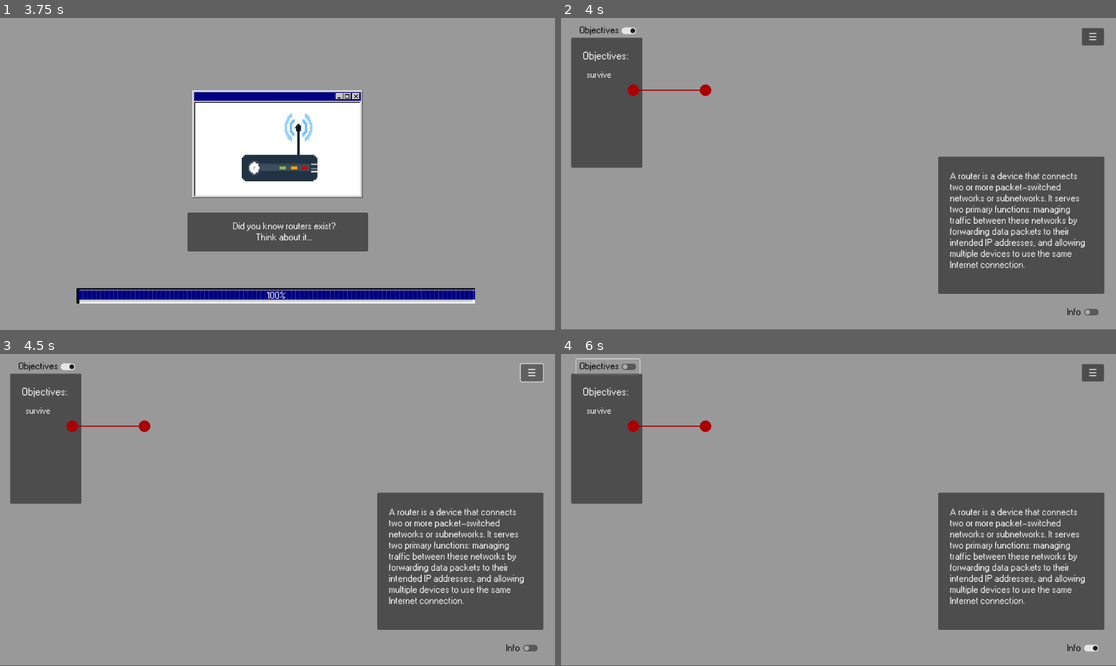
Above: before the commit, frames 1-4 (two rows, left to right).
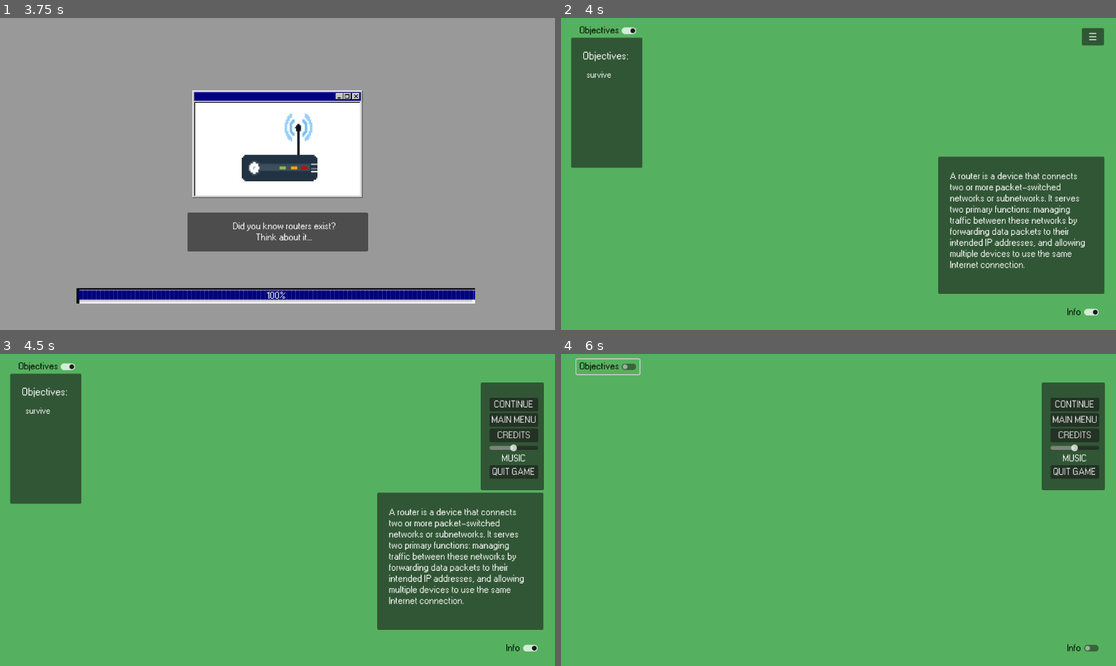
Above: after the commit, the same moments.

Repository: BcubeStudios/Netspace-Game
Game: Godot game, scene res://screens/opening.tscn
Two runs of this game, one before a commit and one after it. Both use one fixed random seed, a clock stepped at 60 frames per second and the inputs below. The engine's default icon, where the game draws it, is replaced by a stand-in: a white triangle on a blue panel in a dark square.
Inputs (mouse positions are in pixels of both pictures, inside the frame that each line leads up to):
- Up to frame 1 (3.75 s): click "☰" at 0.5 s; click "CONTINUE" at 1.25 s; click "START GAME" at 2 s; move the mouse to (399, 158) at 2.77 s; click (399, 158) at 2.92 s; tap Enter at 3.5 s; move the mouse to (166, 189) at 3.52 s; click (166, 189) at 3.67 s
- Up to frame 2 (4 s): no input
- Up to frame 3 (4.5 s): click "☰" at 4.25 s
- Up to frame 4 (6 s): click "Info" at 5 s; click "Objectives" at 5.75 s

Frame 1 is identical in both runs. In frame 2, 98% of the frame differs, in the area x 0-100%, y 0-100%; in frame 3, 98%; in frame 4, 100%.
Error before the commit: Attempt to call function 'hide' in base 'null instance' on a null instance. (res://scripts/demo_level.gd:27)
Error after the commit: Parse Error: Expected ":" after "if" condition. (res://scripts/Director.gd:29)

Commit message:
set up for clickable nodes

Diff:
--- a/GodotWorkspace/project.godot
+++ b/GodotWorkspace/project.godot
@@ -1,23 +1,11 @@
-; Engine configuration file.
-; It's best edited using the editor UI and not directly,
-; since the parameters that go here are not all obvious.
-;
-; Format:
-;   [section] ; section goes between []
-;   param=value ; assign values to parameters
-
 config_version=5
 
 [application]
 
-config/name="Se-2024-code"
+config/name="laptop code"
 run/main_scene="res://screens/opening.tscn"
 config/features=PackedStringArray("4.2", "GL Compatibility")
 config/icon="res://icon.svg"
-
-[autoload]
-
-Global="*res://scripts/global.gd"
 
 [display]
 
--- a/GodotWorkspace/screens/Director.tscn
+++ b/GodotWorkspace/screens/Director.tscn
@@ -1,40 +1,29 @@
-[gd_scene load_steps=6 format=3 uid="uid://ddrr7g12l1lle"]
+[gd_scene load_steps=4 format=3 uid="uid://ctx4wos4jkx7e"]
 
-[ext_resource type="Script" path="res://scripts/Director.gd" id="1_c51sn"]
-[ext_resource type="Script" path="res://scripts/Point.gd" id="2_fv06g"]
-[ext_resource type="Script" path="res://scripts/Edge.gd" id="3_816h0"]
-[ext_resource type="Script" path="res://scripts/Phedge.gd" id="4_m85ug"]
+[ext_resource type="Script" path="res://scripts/Director.gd" id="1_u1ljf"]
+[ext_resource type="PackedScene" uid="uid://djkkrfn36vjk7" path="res://screens/point.tscn" id="2_k8ep6"]
 
-[sub_resource type="CircleShape2D" id="CircleShape2D_vvcfl"]
-radius = 18.6815
+[sub_resource type="StyleBoxFlat" id="StyleBoxFlat_0n6cs"]
+bg_color = Color(0.333333, 0.694118, 0.372549, 1)
 
 [node name="Director" type="Control"]
 layout_mode = 3
-anchors_preset = 0
-script = ExtResource("1_c51sn")
+anchors_preset = 15
+anchor_right = 1.0
+anchor_bottom = 1.0
+grow_horizontal = 2
+grow_vertical = 2
+mouse_filter = 2
+script = ExtResource("1_u1ljf")
 
-[node name="Point" type="Node2D" parent="."]
-script = ExtResource("2_fv06g")
+[node name="Panel" type="Panel" parent="."]
+layout_mode = 0
+offset_right = 1153.0
+offset_bottom = 653.0
+theme_override_styles/panel = SubResource("StyleBoxFlat_0n6cs")
 
-[node name="Area2D" type="Area2D" parent="Point"]
+[node name="Point1" parent="." instance=ExtResource("2_k8ep6")]
+position = Vector2(219, 309)
 
-[node name="CollisionShape2D" type="CollisionShape2D" parent="Point/Area2D"]
-shape = SubResource("CircleShape2D_vvcfl")
-
-[node name="Sprite2D" type="Sprite2D" parent="Point"]
-
-[node name="Edge" type="Node2D" parent="."]
-script = ExtResource("3_816h0")
-
-[node name="Line2D" type="Line2D" parent="Edge"]
-default_color = Color(0, 0, 0, 1)
-
-[node name="Sprite2D" type="Sprite2D" parent="Edge"]
-
-[node name="Phedge" type="Node2D" parent="."]
-script = ExtResource("4_m85ug")
-
-[node name="Line2D" type="Line2D" parent="Phedge"]
-default_color = Color(0, 0, 0, 1)
-
-[node name="Sprite2D" type="Sprite2D" parent="Phedge"]
+[node name="Point2" parent="." instance=ExtResource("2_k8ep6")]
+position = Vector2(721, 213)
--- a/GodotWorkspace/screens/demo_level.tscn
+++ b/GodotWorkspace/screens/demo_level.tscn
@@ -2,9 +2,9 @@
 
 [ext_resource type="Script" path="res://scripts/demo_level.gd" id="1_j08t0"]
 [ext_resource type="PackedScene" uid="uid://c6fth4mtmu8c0" path="res://screens/settings_menu.tscn" id="2_1ps50"]
+[ext_resource type="PackedScene" uid="uid://ctx4wos4jkx7e" path="res://screens/director.tscn" id="2_pm2eq"]
 [ext_resource type="Theme" uid="uid://dupann3qkyje3" path="res://themes/pixel_98.tres" id="2_rkssa"]
 [ext_resource type="AudioStream" uid="uid://bar8iv8kegwxm" path="res://music/Free Game Soundtrack by chiphead64 - (hurry up).ogg" id="3_ruto6"]
-[ext_resource type="PackedScene" uid="uid://ddrr7g12l1lle" path="res://screens/Director.tscn" id="5_rh81k"]
 
 [sub_resource type="StyleBoxFlat" id="StyleBoxFlat_yw0v8"]
 
@@ -14,7 +14,11 @@
 [node name="backgroundPanel" type="Panel" parent="."]
 offset_right = 1152.0
 offset_bottom = 647.0
+mouse_filter = 2
 theme_override_styles/panel = SubResource("StyleBoxFlat_yw0v8")
+
+[node name="Director" parent="backgroundPanel" instance=ExtResource("2_pm2eq")]
+layout_mode = 1
 
 [node name="AudioStreamPlayer2D" type="AudioStreamPlayer2D" parent="."]
 stream = ExtResource("3_ruto6")
@@ -81,6 +85,7 @@
 theme_override_colors/font_disabled_color = Color(0, 0, 0, 1)
 theme_override_colors/font_outline_color = Color(0, 0, 0, 1)
 theme_override_font_sizes/font_size = 20
+button_pressed = true
 text = "Info"
 
 [node name="objectivesToggle" type="CheckButton" parent="HUD"]
@@ -127,8 +132,6 @@
 theme_override_font_sizes/font_size = 18
 text = "survive"
 
-[node name="Director" parent="." instance=ExtResource("5_rh81k")]
-
 [connection signal="pressed" from="HUD/settingButton" to="." method="_on_setting_button_pressed"]
 [connection signal="toggled" from="HUD/infoToggle" to="." method="_on_info_toggle_toggled"]
 [connection signal="toggled" from="HUD/objectivesToggle" to="." method="_on_objectives_toggle_toggled"]
--- /dev/null
+++ b/GodotWorkspace/screens/edge.tscn
@@ -0,0 +1,11 @@
+[gd_scene load_steps=2 format=3 uid="uid://cgoorc32cnmy4"]
+
+[ext_resource type="Script" path="res://scripts/Edge.gd" id="1_ugkil"]
+
+[node name="edge" type="Node2D"]
+script = ExtResource("1_ugkil")
+
+[node name="Line2D" type="Line2D" parent="."]
+default_color = Color(0, 0, 0, 1)
+
+[node name="Sprite2D" type="Sprite2D" parent="."]
--- /dev/null
+++ b/GodotWorkspace/screens/phedge.tscn
@@ -0,0 +1,11 @@
+[gd_scene load_steps=2 format=3 uid="uid://d0h00g4ba8ubu"]
+
+[ext_resource type="Script" path="res://scripts/Phedge.gd" id="1_o03to"]
+
+[node name="phedge" type="Node2D"]
+script = ExtResource("1_o03to")
+
+[node name="Line2D" type="Line2D" parent="."]
+default_color = Color(0, 0, 0, 1)
+
+[node name="Sprite2D" type="Sprite2D" parent="."]
--- /dev/null
+++ b/GodotWorkspace/screens/point.tscn
@@ -0,0 +1,20 @@
+[gd_scene load_steps=4 format=3 uid="uid://djkkrfn36vjk7"]
+
+[ext_resource type="Script" path="res://scripts/Point.gd" id="1_ekght"]
+[ext_resource type="Texture2D" uid="uid://dw10tggwdy4wt" path="res://icon.svg" id="2_i3j78"]
+
+[sub_resource type="CircleShape2D" id="CircleShape2D_p3cfi"]
+radius = 22.0
+
+[node name="Point" type="Node2D"]
+script = ExtResource("1_ekght")
+
+[node name="Area2D" type="Area2D" parent="."]
+
+[node name="Sprite2D" type="Sprite2D" parent="Area2D"]
+scale = Vector2(0.5, 0.5)
+texture = ExtResource("2_i3j78")
+
+[node name="CollisionShape2D" type="CollisionShape2D" parent="Area2D"]
+scale = Vector2(2, 2)
+shape = SubResource("CircleShape2D_p3cfi")
--- a/GodotWorkspace/scripts/Director.gd
+++ b/GodotWorkspace/scripts/Director.gd
@@ -1,19 +1,30 @@
 extends Control
+
+var points:Array[Point]
+var edges:Array[Edge]
 
 # Called when the node enters the scene tree for the first time.
 func _ready():
-	var point1 = Point.new("point1", Vector2i(150, 150))
-	var point2 = Point.new("point2", Vector2i(300, 150))
-	add_child(point1)
-	add_child(point2)
-	CreateEdge(point1, point2)
-	pass # Replace with function body.
+	var point1 = $Point1
+	var point2 = $Point2
 
-func CreateEdge(point1, point2):
-	var newEdge = Edge.new(point1, point2)
-	add_child(newEdge)
+	point1.activate("sillyguy", point1.global_position)
+	point2.activate("fundude", point2.global_position)
+
+	points.append(point1)
+	points.append(point2)
+	pass
 
 
 # Called every frame. 'delta' is the elapsed time since the previous frame.
-func _process(delta):
+func _process(_delta):
+
+	get_viewport().get_mouse_position()
 	pass
+
+func _input(event):
+	if event is InputEventMouseButton and event.pressed:
+		# check if its inside the shape
+		for point in points:
+			if point.isInside()
+	pass
--- a/GodotWorkspace/scripts/Edge.gd
+++ b/GodotWorkspace/scripts/Edge.gd
@@ -3,7 +3,7 @@
 
 var point1: Point
 var point2: Point
-var colour: Color = Global.Colours["red"]
+var colour: Color
 var id: String
 
 
@@ -14,14 +14,13 @@
 func _init(point1, point2):
 	self.point1 = point1
 	self.point2 = point2
-
-
+	colour = Color(255, 255, 255)
 
 func color_change():
 	pass
 
 func _draw():
-	draw_line(point1.coords, point2.coords, colour, 2)
+	draw_line(point1.coords, point2.coords, colour)
 	pass
 
 # Called every frame. 'delta' is the elapsed time since the previous frame.
--- a/GodotWorkspace/scripts/Point.gd
+++ b/GodotWorkspace/scripts/Point.gd
@@ -7,33 +7,30 @@
 
 # Called when the node enters the scene tree for the first time.
 func _ready():
-	print(pointName)
+	self.hide()
 	pass # Replace with function body.
 
-func _init(name, coords):
+func activate(name, coords):
+	self.show()
 	self.pointName = name
 	self.coords = coords
 
-
-func _input(event):
-	if event is InputEventMouseButton and event.pressed:
-		if event.button_index == MOUSE_BUTTON_RIGHT:
-			do_right_click()
-		if event.button_index == MOUSE_BUTTON_LEFT:
-			do_left_click()
 
 # Called every frame. 'delta' is the elapsed time since the previous frame.
 func _process(_delta):
 	pass
 
 func do_right_click():
-	print("right")
+	print("right " + pointName)
 	pass
 
 func do_left_click():
-	print("left")
+	print("left " + pointName)
 	pass
 
+func is_inside(position):
+	pass
+
+
 func _draw():
-	draw_circle(coords, 12, Global.Colours["red"])
 	pass
--- a/GodotWorkspace/scripts/demo_level.gd
+++ b/GodotWorkspace/scripts/demo_level.gd
@@ -6,8 +6,6 @@
 func _ready():
 	pass # Replace with function body.
 
-func _init():
-	pass
 
 func _process(_delta):
 	if Input.is_action_just_pressed("Settings"):
@@ -15,9 +13,9 @@
 
 
 func settingsMenu():
-	var settings_menu = $SettingsMenu
-	var setting_panel = $settingPanel
-	var settings_button = $settingButton
+	var settings_menu = $HUD/settingPanel/SettingsMenu
+	var setting_panel = $HUD/settingPanel
+	var settings_button = $HUD/settingButton
 	if setting_on:
 		settings_menu.hide()
 		setting_panel.hide()
@@ -40,7 +38,7 @@
 
 #toggles the info panel
 func _on_info_toggle_toggled(toggled_on):
-	var info_graphic = $infoPanel
+	var info_graphic = $HUD/infoPanel
 	if toggled_on:
 		info_graphic.show()
 	else:
@@ -49,7 +47,7 @@
 
 #toggles the objectives panel
 func _on_objectives_toggle_toggled(toggled_on):
-	var objectives_graphic = $objectivesPanel
+	var objectives_graphic = $HUD/objectivesPanel
 	if toggled_on:
 		objectives_graphic.show()
 	else:
